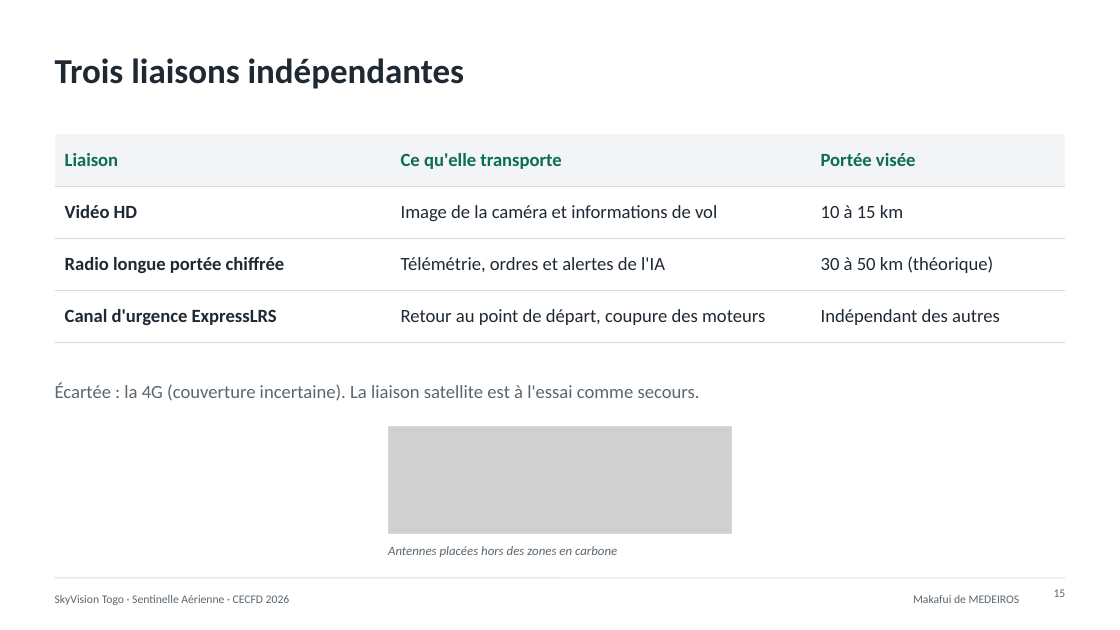
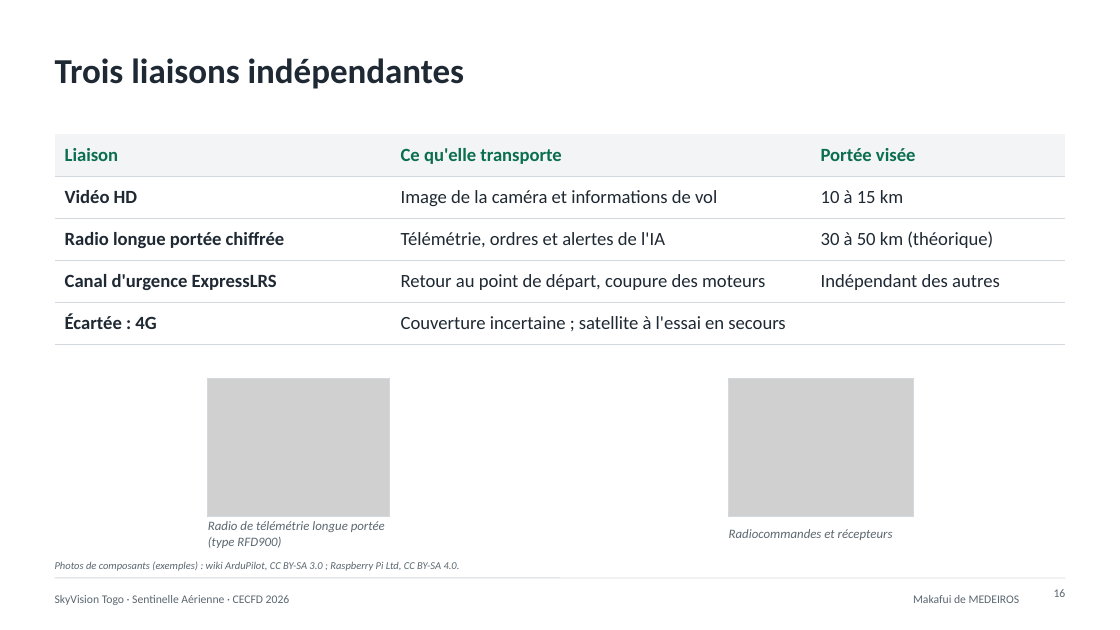
Before and after one commit to kainwangroger/video-sentinelle-aerienne, a slide deck: slide 16 of pitch/sentinelle_aerienne_presentation_complete.pptx (slide 15 before the commit). Drawn at 1120x630 pixels with LibreOffice and Linux fonts; fonts in the diff are those of the drawing; grey boxes stand for pictures. Boxes give left, top, right and bottom in pixels: in the first picture for what was removed or moved away, otherwise in the second. Text is boxed around its words. In the diff, an @@ line names an element or a change of style, - is before the commit and + after.

```diff
--- a/pitch/sentinelle_aerienne_presentation_complete.pptx
+++ b/pitch/sentinelle_aerienne_presentation_complete.pptx
@@ table at (x1=55, y1=134, x2=1065, y2=333) @@
+row 5: Écartée : 4G | Couverture incertaine ; satellite à l'essai en secours | 
@@ text removed at (x1=55, y1=383, x2=700, y2=401) @@
-Écartée : la 4G (couverture incertaine). La liaison satellite est à l'essai comme secours.
@@ picture added at (x1=208, y1=378, x2=390, y2=517) @@
@@ rectangle added at (x1=208, y1=378, x2=390, y2=517), outline #D3D9DE 0.75 pt @@
@@ picture added at (x1=728, y1=378, x2=913, y2=517) @@
@@ rectangle added at (x1=728, y1=378, x2=913, y2=517), outline #D3D9DE 0.75 pt @@
@@ picture removed at (x1=388, y1=427, x2=732, y2=534) @@
@@ rectangle removed at (x1=388, y1=427, x2=732, y2=534) @@
@@ text added at (x1=208, y1=521, x2=385, y2=548), 11 pt, text #5B6770, italic @@
+Radio de télémétrie longue portée (type RFD900)
@@ text added at (x1=729, y1=529, x2=893, y2=540), 11 pt, text #5B6770, italic @@
+Radiocommandes et récepteurs
@@ text added at (x1=55, y1=561, x2=460, y2=571), 9 pt, text #5B6770, italic @@
+Photos de composants (exemples) : wiki ArduPilot, CC BY-SA 3.0 ; Raspberry Pi Ltd, CC BY-SA 4.0.
@@ text removed at (x1=388, y1=546, x2=617, y2=557) @@
-Antennes placées hors des zones en carbone
@@ page number at (x1=1054, y1=589, x2=1066, y2=597): text changed @@
-15
+16
```
Also in this commit, not shown: 7 other slides changed, 1 slide added, 19 other files.
